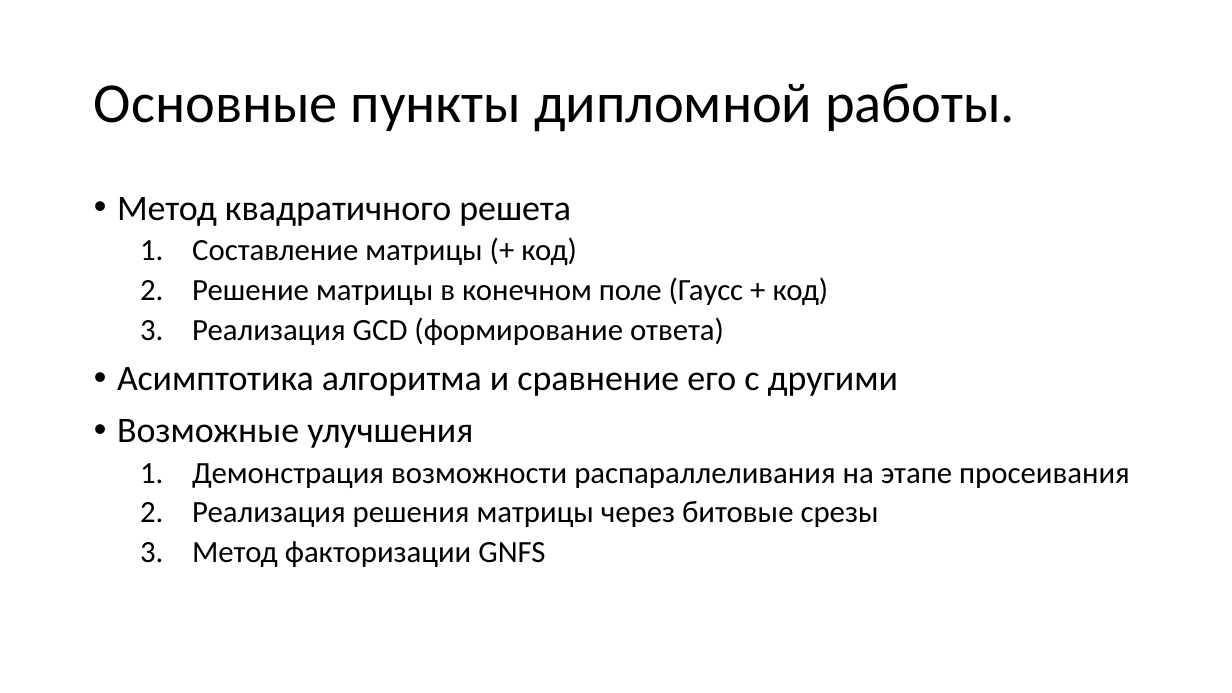
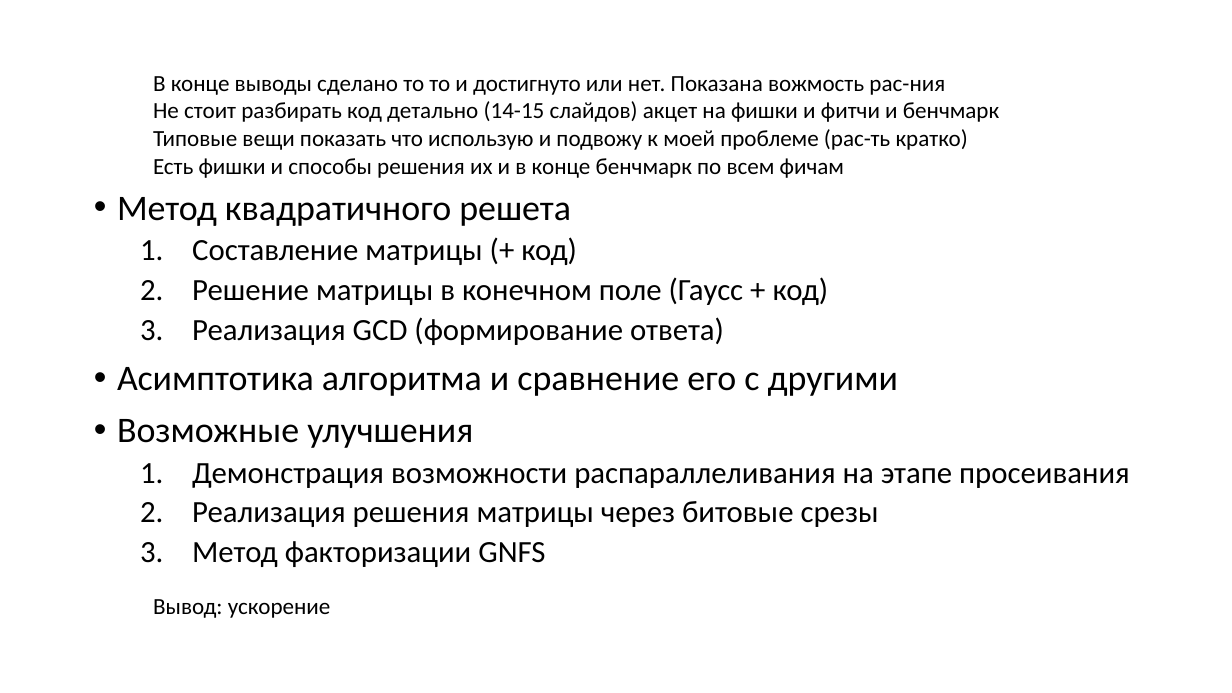
Before and after one commit to pagamov/VKR, a slide deck: slide 4 of Павел Гамов 10.3.22.pptx. Drawn at 1232x693 pixels with LibreOffice and Linux fonts; fonts in the diff are those of the drawing. Boxes give left, top, right and bottom in pixels: in the first picture for what was removed or moved away, otherwise in the second. Text is boxed around its words. In the diff, an @@ line names an element or a change of style, - is before the commit and + after.

```diff
--- a/Павел Гамов 10.3.22.pptx
+++ b/Павел Гамов 10.3.22.pptx
@@ title removed at bbox=[94, 83, 1015, 132] @@
-Основные пункты дипломной работы.
@@ text added at bbox=[153, 76, 999, 178], 18 pt, text #000000 @@
+В конце выводы сделано то то и достигнуто или нет. Показана вожмость рас-ния
+Не стоит разбирать код детально (14-15 слайдов) акцет на фишки и фитчи и бенчмарк
+Типовые вещи показать что использую и подвожу к моей проблеме (рас-ть кратко)
+Есть фишки и способы решения их и в конце бенчмарк по всем фичам
@@ text added at bbox=[153, 599, 331, 618], 18 pt, text #000000 @@
+Вывод: ускорение
```
Also in this commit, not shown: 3 other slides changed.
